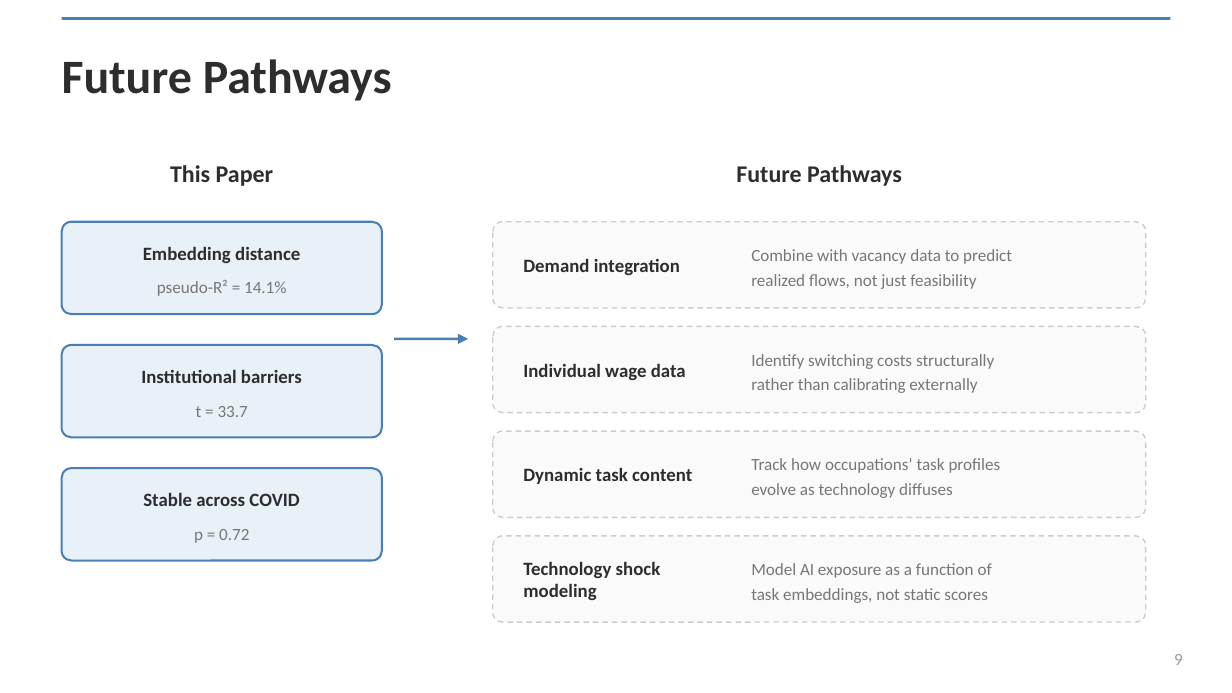
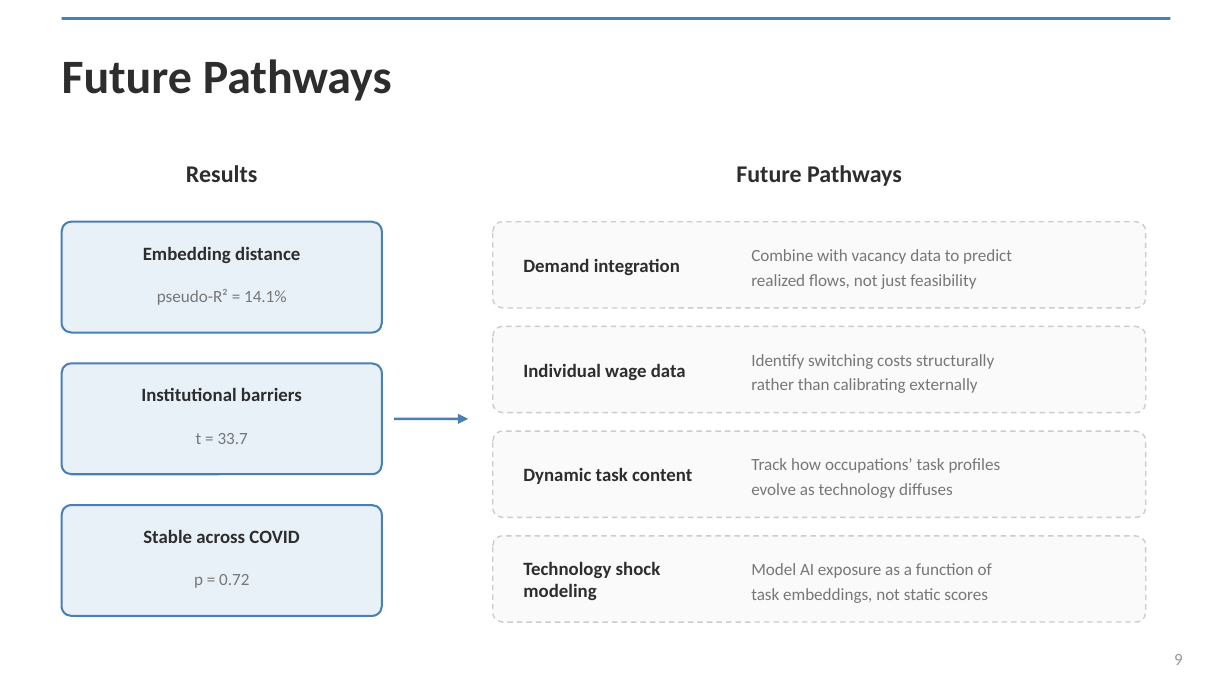
Before and after one commit to spencer2718/task-space-model, a slide deck: slide 9 of writing/presentation/task_embeddings_deck.pptx. Drawn at 1232x693 pixels with LibreOffice and Linux fonts; fonts in the diff are those of the drawing. Boxes give left, top, right and bottom in pixels: in the first picture for what was removed or moved away, otherwise in the second. Text is boxed around its words. In the diff, an @@ line names an element or a change of style, - is before the commit and + after.

```diff
--- a/writing/presentation/task_embeddings_deck.pptx
+++ b/writing/presentation/task_embeddings_deck.pptx
@@ text at box(186, 165, 257, 182): text changed @@
-This Paper
+Results
@@ rounded rectangle: place and size @@
-rounded rectangle at box(62, 222, 382, 314)
+rounded rectangle at box(62, 222, 382, 333)
@@ text "pseudo-R² = 14.1%": place and size @@
-text "pseudo-R² = 14.1%" at box(157, 280, 286, 296)
+text "pseudo-R² = 14.1%" at box(157, 289, 286, 305)
@@ text "Institutional barriers": place and size @@
-text "Institutional barriers" at box(141, 369, 302, 383)
+text "Institutional barriers" at box(141, 387, 302, 401)
@@ rounded rectangle: place and size @@
-rounded rectangle at box(62, 345, 382, 437)
+rounded rectangle at box(62, 363, 382, 474)
@@ text "t = 33.7": place and size @@
-text "t = 33.7" at box(196, 406, 248, 417)
+text "t = 33.7" at box(196, 433, 248, 444)
@@ arrow moved from (394, 339) - (468, 339) to (394, 419) - (468, 419) @@
@@ proportions changed in 3 elements at box(62, 222, 382, 333), box(62, 363, 382, 474), box(62, 505, 382, 616) @@
@@ rounded rectangle: place and size @@
-rounded rectangle at box(62, 468, 382, 561)
+rounded rectangle at box(62, 505, 382, 616)
@@ text "Stable across COVID": place and size @@
-text "Stable across COVID" at box(143, 492, 299, 506)
+text "Stable across COVID" at box(143, 529, 299, 543)
@@ text "p = 0.72": place and size @@
-text "p = 0.72" at box(194, 529, 249, 543)
+text "p = 0.72" at box(194, 574, 249, 588)
```
Also in this commit, not shown: 2 other files.
